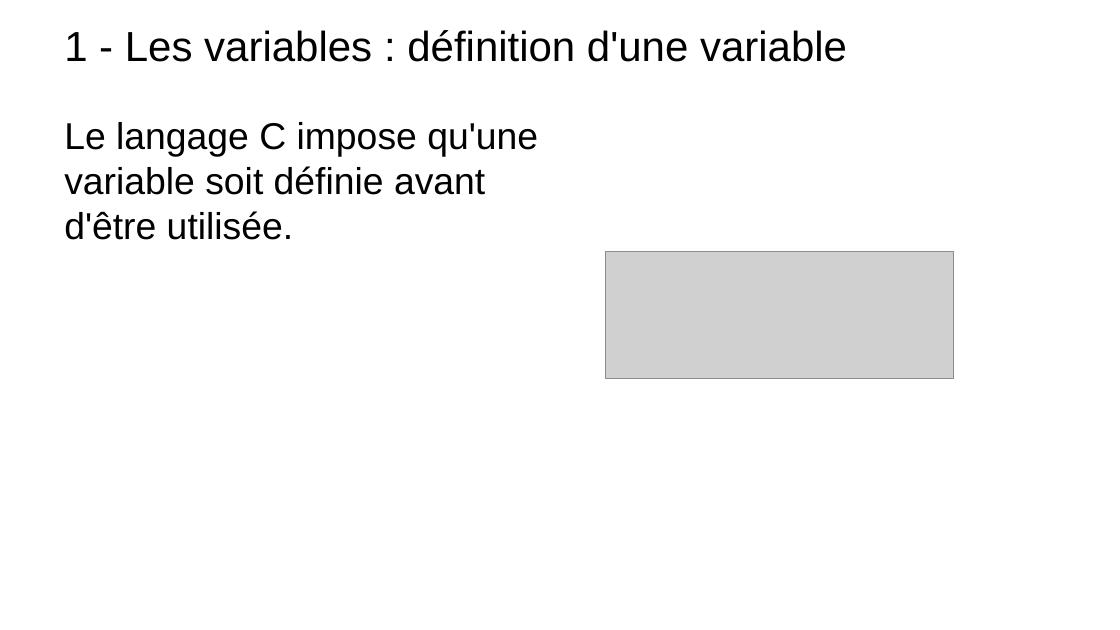
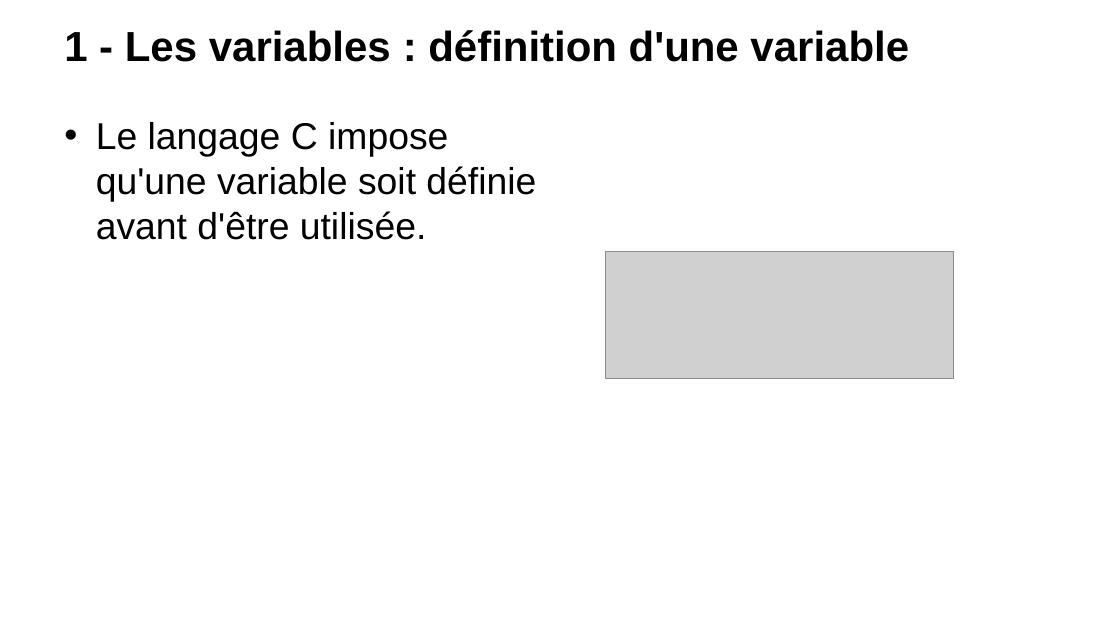
Before and after one commit to t-tortosa/cppCourses, a slide deck: slide 12 of POO.pptx. Drawn at 1120x630 pixels with LibreOffice and Linux fonts; fonts in the diff are those of the drawing; grey boxes stand for pictures; background and template pictures are left out. Boxes give left, top, right and bottom in pixels: in the first picture for what was removed or moved away, otherwise in the second. Text is boxed around its words. In the diff, an @@ line names an element or a change of style, - is before the commit and + after.

```diff
--- a/POO.pptx
+++ b/POO.pptx
@@ title "1 - Les variables : ..." at (64,30,909,62): bold on @@
@@ text "Le langage C impose qu'une ..." at (96,122,536,240): bullet none to • @@
```
Also in this commit, not shown: 35 other slides changed, 8 slides added, 2 other files.
